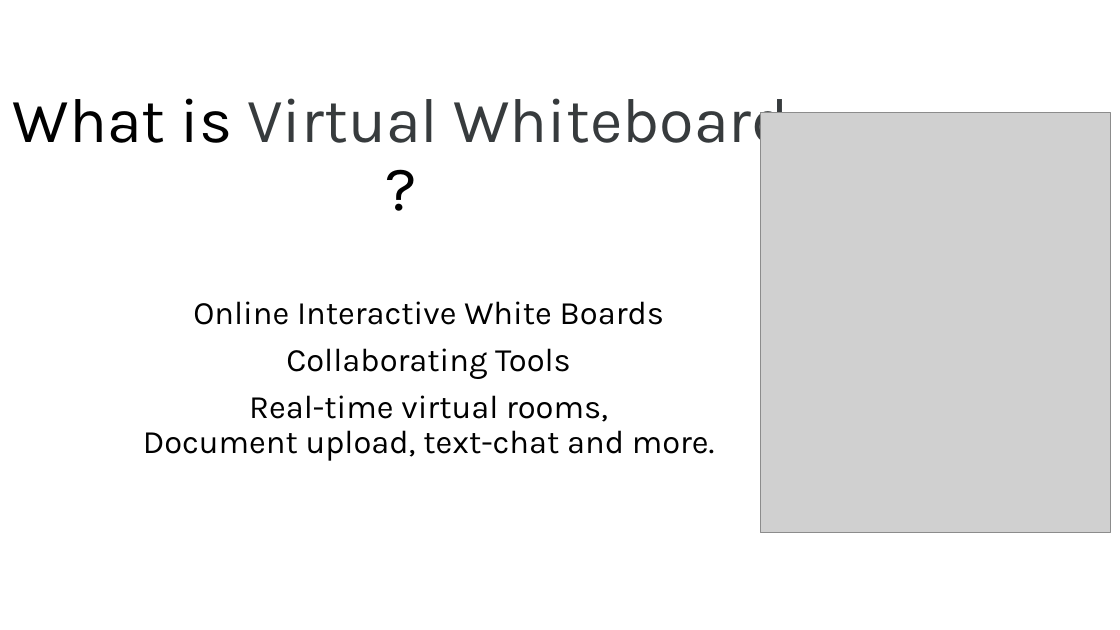
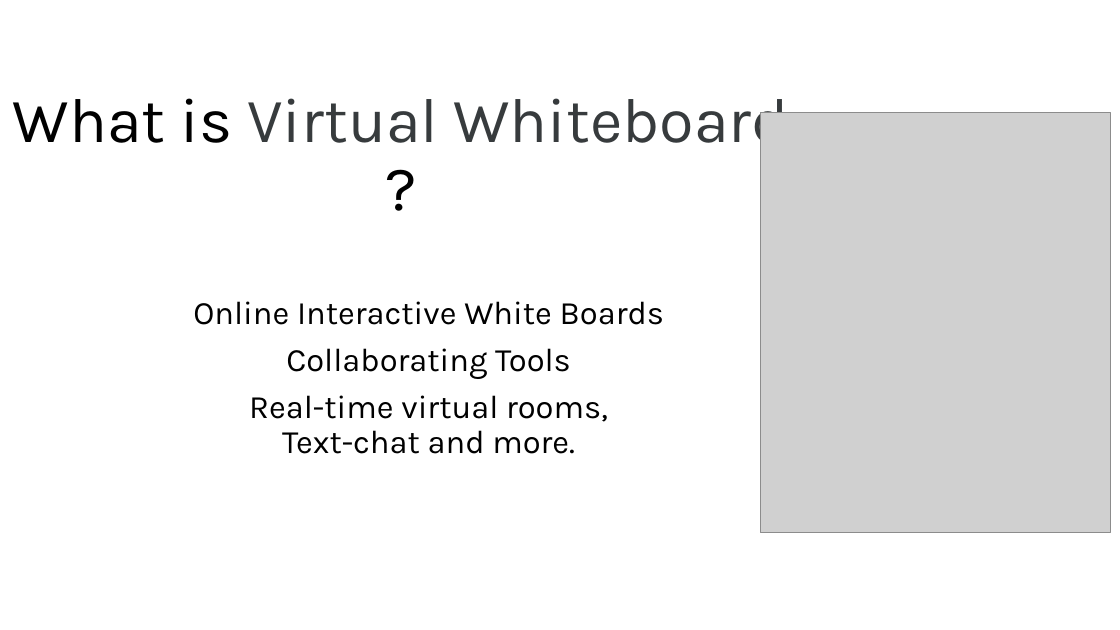
Before and after one commit to justin522/VirtualWhiteboard, a slide deck: slide 3 of Virtual Whiteboard.pptx. Drawn at 1120x630 pixels with LibreOffice and Linux fonts; fonts in the diff are those of the drawing; grey boxes stand for pictures; background and template pictures are left out. Boxes give left, top, right and bottom in pixels: in the first picture for what was removed or moved away, otherwise in the second. Text is boxed around its words. In the diff, an @@ line names an element or a change of style, - is before the commit and + after.

```diff
--- a/Virtual Whiteboard.pptx
+++ b/Virtual Whiteboard.pptx
@@ subtitle at <box>249,395,608,454</box>: text changed @@
-Real-time virtual rooms,
-Document upload, text-chat and more.
+Real-time virtual rooms,
+Text-chat and more.
```
Also in this commit, not shown: 7 other slides changed, 3 slides added, 1 other file.
